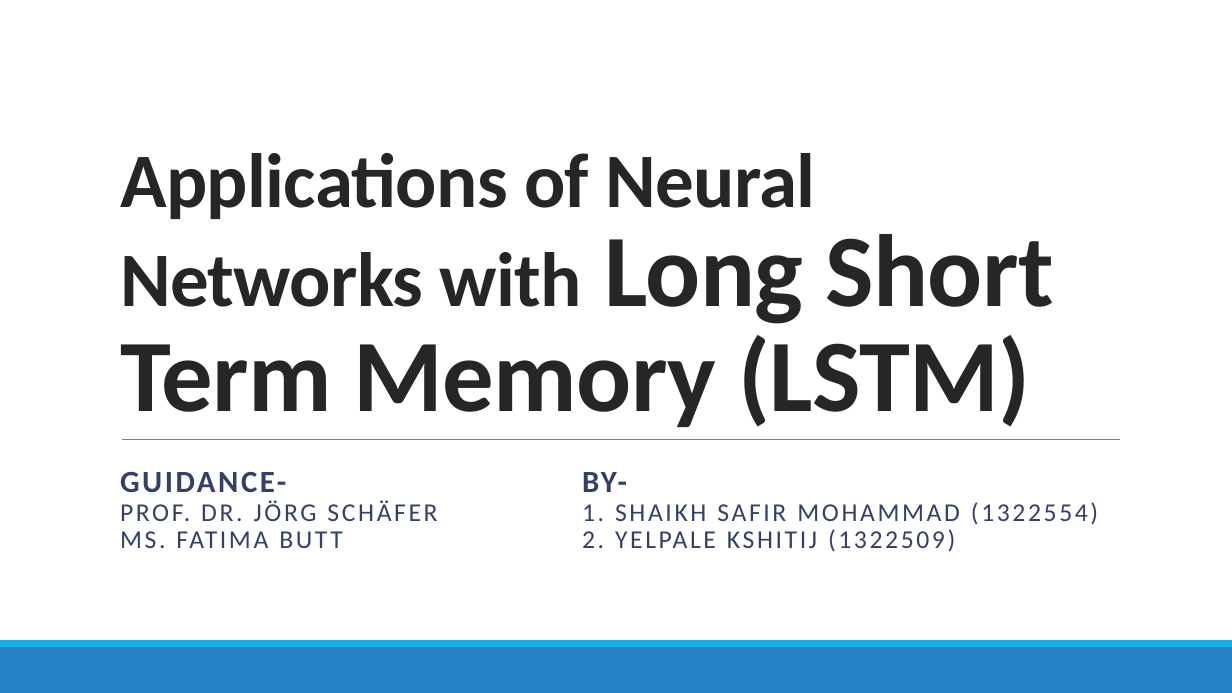
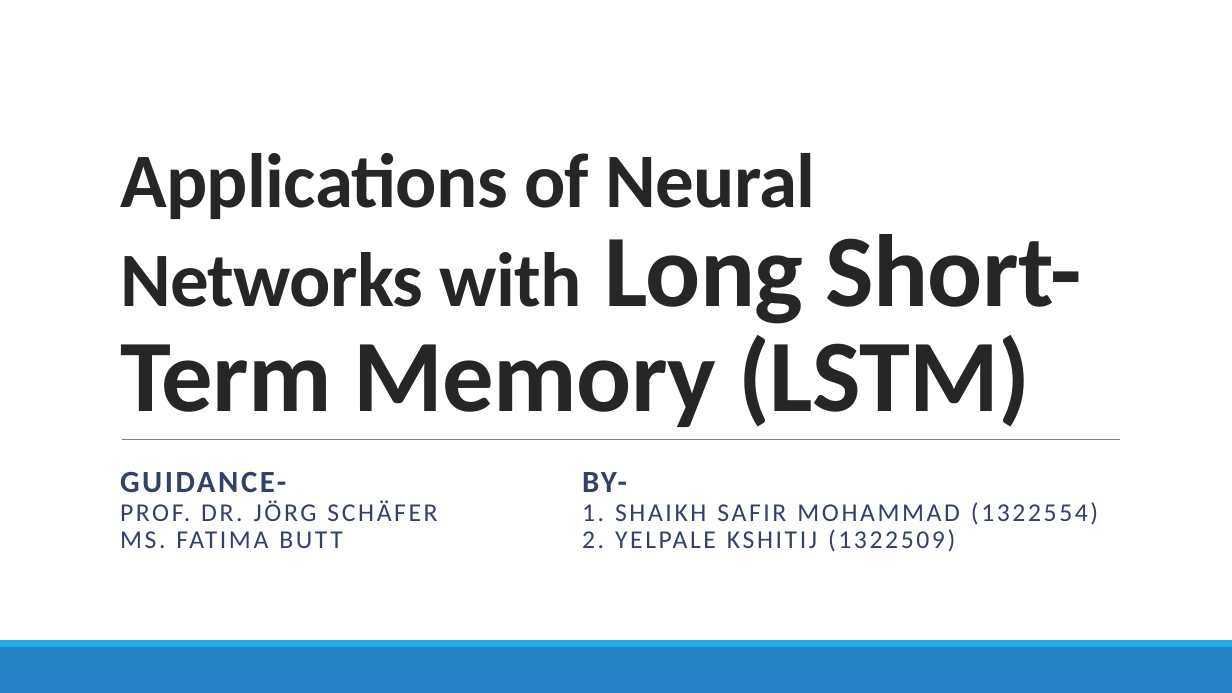
Before and after one commit to kshitijyelpale/LFD-Application-of-NN-in-LSTM, a slide deck: slide 1 of Documentation/LSTM Presentation.pptx. Drawn at 1232x693 pixels with LibreOffice and Linux fonts; fonts in the diff are those of the drawing. Boxes give left, top, right and bottom in pixels: in the first picture for what was removed or moved away, otherwise in the second. Text is boxed around its words. In the diff, an @@ line names an element or a change of style, - is before the commit and + after.

Commit message:
Updated ppt

```diff
--- a/Documentation/LSTM Presentation.pptx
+++ b/Documentation/LSTM Presentation.pptx
@@ title at bbox=[120, 153, 1082, 427]: text changed @@
-Applications of Neural Networks with Long Short Term Memory (LSTM)
+Applications of Neural Networks with Long Short-Term Memory (LSTM)
```
Also in this commit, not shown: 1 other slide changed, 14 slides added, 1 slide removed.
